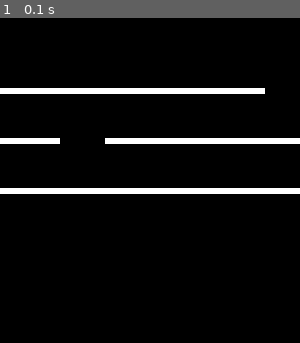
Above: before the commit, frame 1.
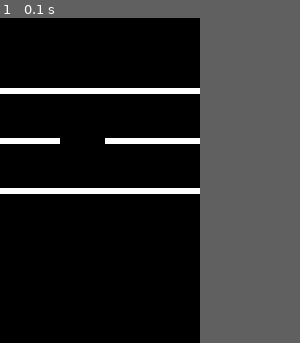
Above: after the commit, the same moment.

Repository: Victor-J-L/JOGO-PETEEL
Game: pygame game, started from jogoteste.py
Same seed, same stepped clock (60 frames per second), same inputs: the game is played once before the commit and once after it.
Inputs:
- Up to frame 1 (0.1 s): no input
The pictures show only the part of the screen within x 50-100%, y 0-50%; the shares and areas given below are measured in that part.
The window is 600x450 before the commit and 500x650 after it. Grey fills any space a smaller window leaves; there, only what the larger window draws over its background counts as a difference.

The runs differ from the first frame. In frame 1, 1.6% of the frame differs, in the area x 66-100%, y 21-55%.

Commit message:
mais video

Diff:
--- a/jogoteste.py
+++ b/jogoteste.py
@@ -4,7 +4,7 @@
 
 def main():
     pygame.init()
-    tela = pygame.display.set_mode([600,450])
+    tela = pygame.display.set_mode([500,650])
     pygame.display.set_caption("Jogo Iniciante")
     relogio = pygame.time.Clock()
     cor_branca = (255,255,255)
